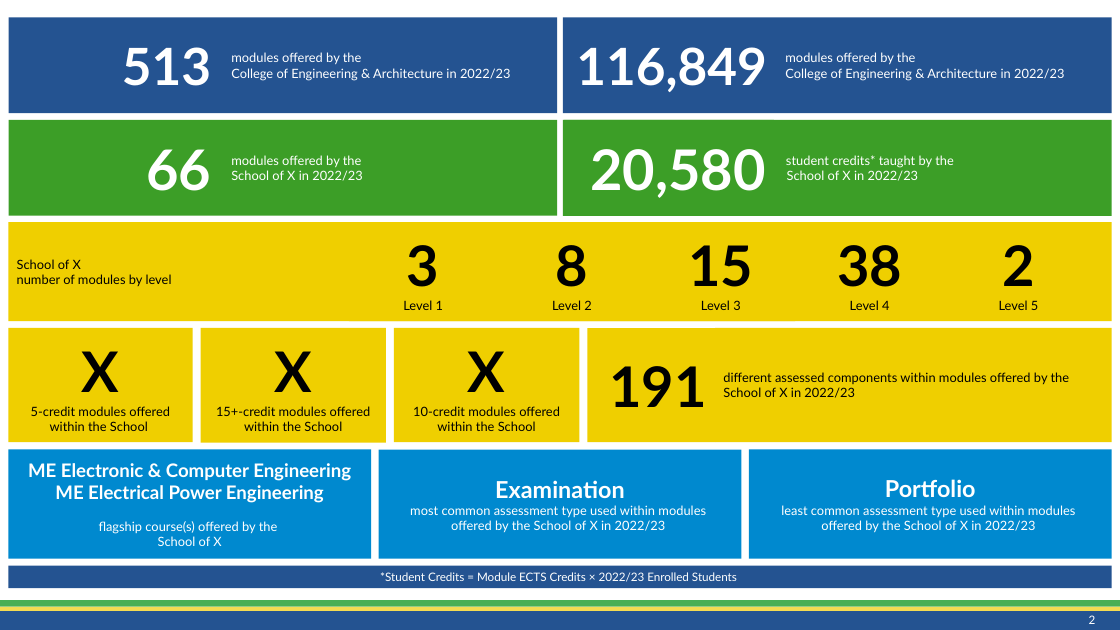
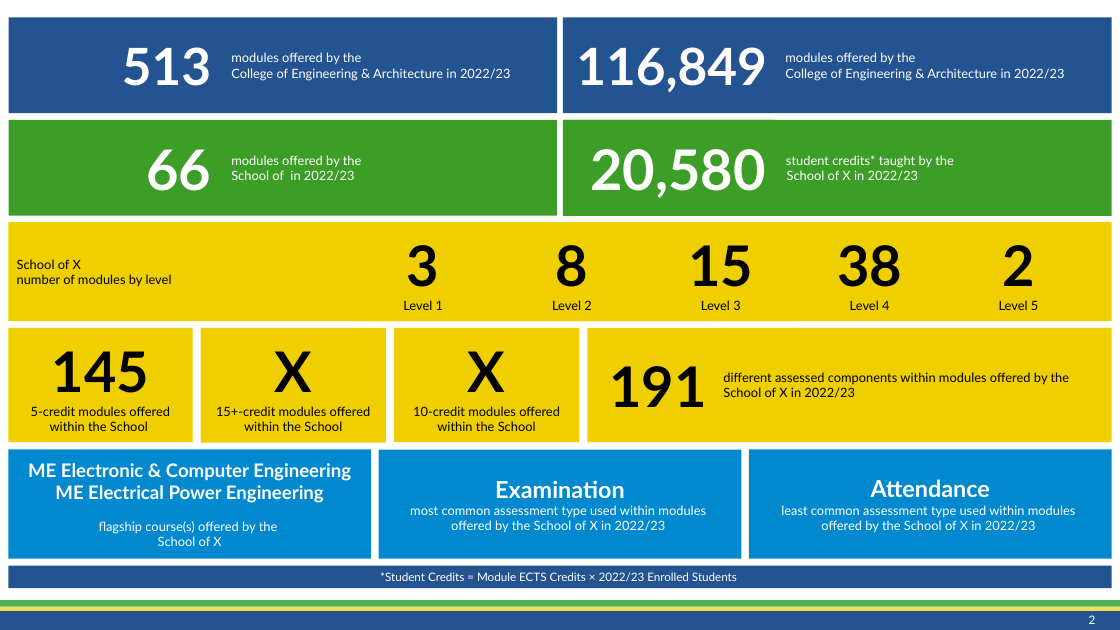
Before and after one commit to CathaloFaolain/ChatGPTAssessment, a slide deck: slide 2 of Slides/Schools Snapshot/AssessmentOverview_SEEE_202306.pptx. Drawn at 1120x630 pixels with LibreOffice and Linux fonts; fonts in the diff are those of the drawing. Boxes give left, top, right and bottom in pixels: in the first picture for what was removed or moved away, otherwise in the second. Text is boxed around its words. In the diff, an @@ line names an element or a change of style, - is before the commit and + after.

```diff
--- a/Slides/Schools Snapshot/AssessmentOverview_SEEE_202306.pptx
+++ b/Slides/Schools Snapshot/AssessmentOverview_SEEE_202306.pptx
@@ text in rectangle at box(231, 170, 355, 181): text changed @@
-School of X in 2022/23
+School of in 2022/23
@@ text in rectangle at box(52, 351, 149, 393): text changed @@
-X
+145
@@ text in rectangle at box(871, 479, 990, 498): text changed @@
-Portfolio
+Attendance
```
Also in this commit, not shown: 5 other slides changed, 2 slides added, 2 slides removed, 18 other files.
